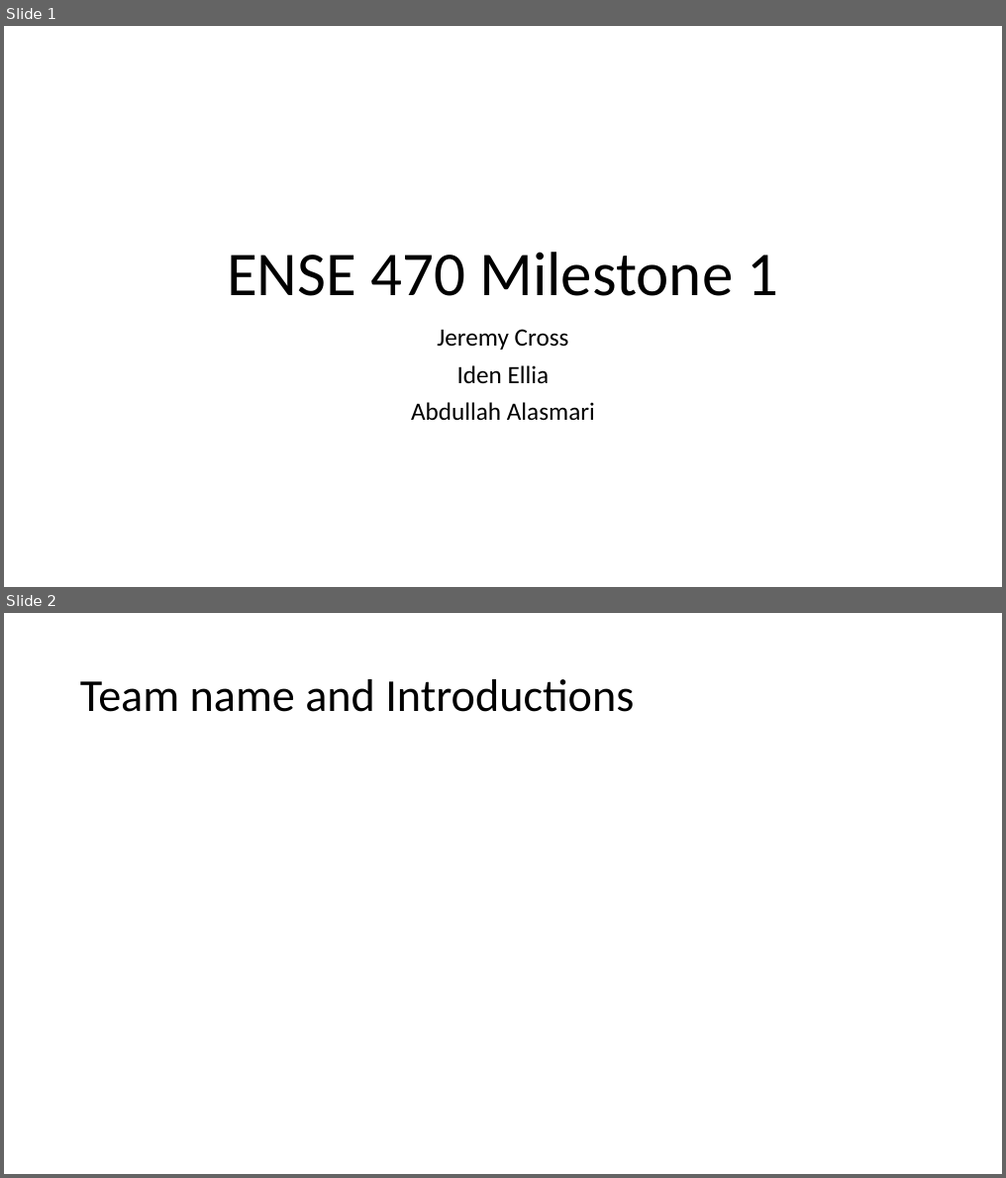
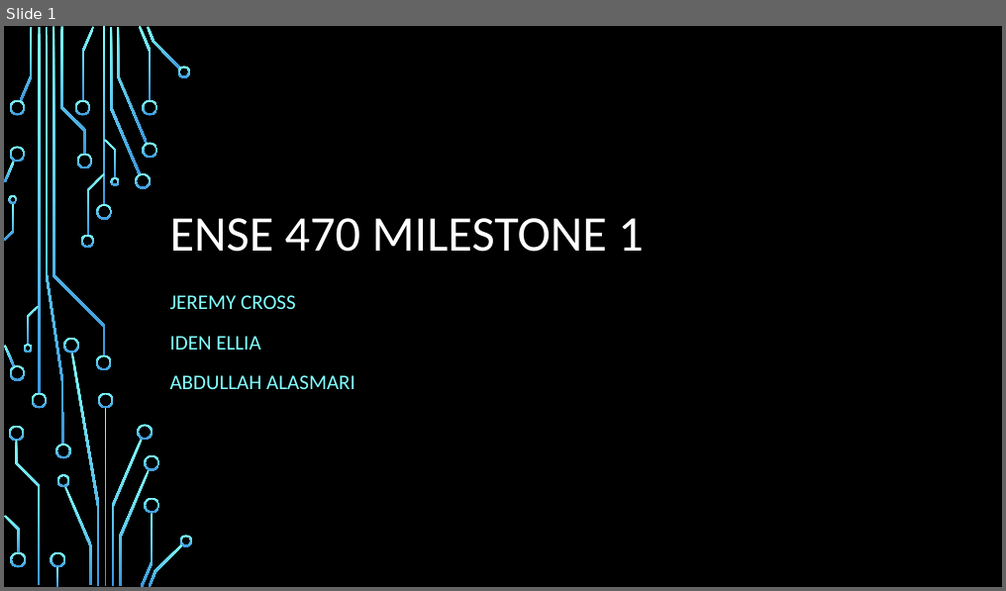
Before and after one commit to ureginastudent/PROJECT, a slide deck: ENSE 470 Milestone 1.pptx. Shown one above the other, each under a label of ours: slides 1 and 2 before the commit, slide 1 after it. The pictures are 1006x1178 and 1006x591 pixels, drawn with LibreOffice and Linux fonts; fonts in the diff are those of the drawing; background and template pictures are left out. Boxes give left, top, right and bottom in pixels: in the first picture for what was removed or moved away, otherwise in the second. Text is boxed around its words. In the diff, an @@ line names an element or a change of style, - is before the commit and + after.

```diff
--- a/ENSE 470 Milestone 1.pptx
+++ b/ENSE 470 Milestone 1.pptx
@@ slide 2 removed at (x1=4, y1=613, x2=1002, y2=1174), background #FFFFFF @@
@@ title removed at (x1=80, y1=679, x2=634, y2=712) @@
-Team name and Introductions
@@ slide 1 changed as well @@
@@ background #FFFFFF to picture (left out) @@
@@ title at (x1=170, y1=218, x2=643, y2=252): text changed; size 60 to 48 pt; text colour #000000 to #FFFFFF @@
-ENSE 470 Milestone 1
+ENSE 470 MILESTONE 1
@@ subtitle at (x1=170, y1=295, x2=355, y2=389): text changed; size 24 to 20 pt; text colour #000000 to #82FFFF @@
-Jeremy Cross
-Iden Ellia
-Abdullah Alasmari
+JEREMY CROSS
+IDEN ELLIA
+ABDULLAH ALASMARI
@@ group added at (x1=4, y1=26, x2=193, y2=587): 50 freeform shapes, 4 rectangles @@
```
Also in this commit, not shown: 2 other slides changed, 1 slide added, 1 other slide removed.
